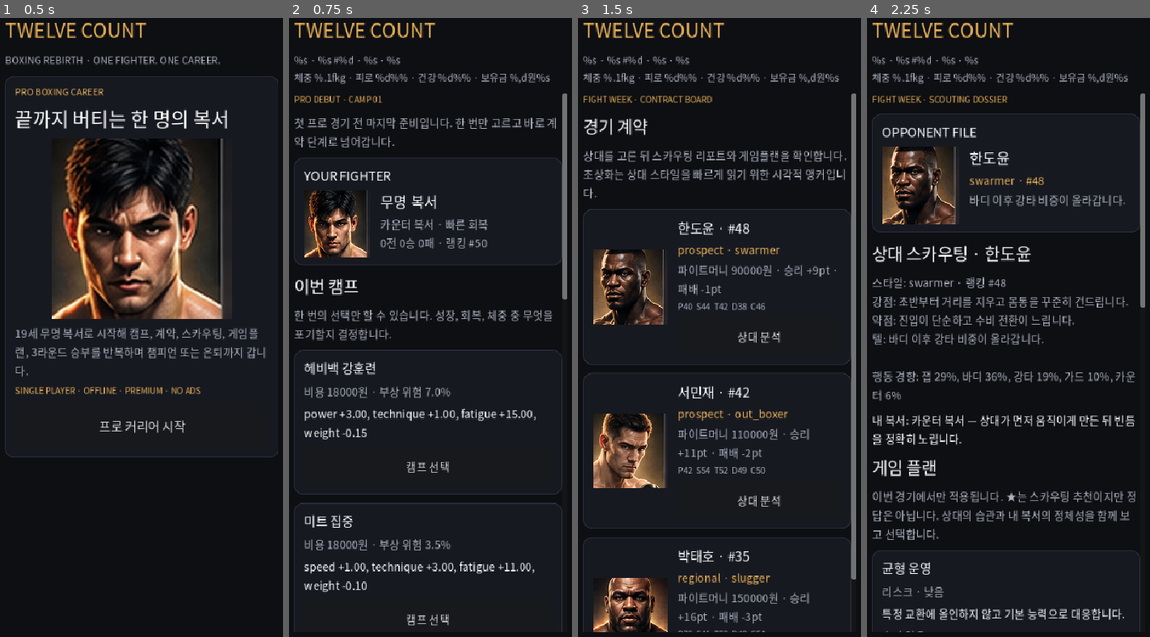
Above: before the commit, frames 1-4 (left to right).
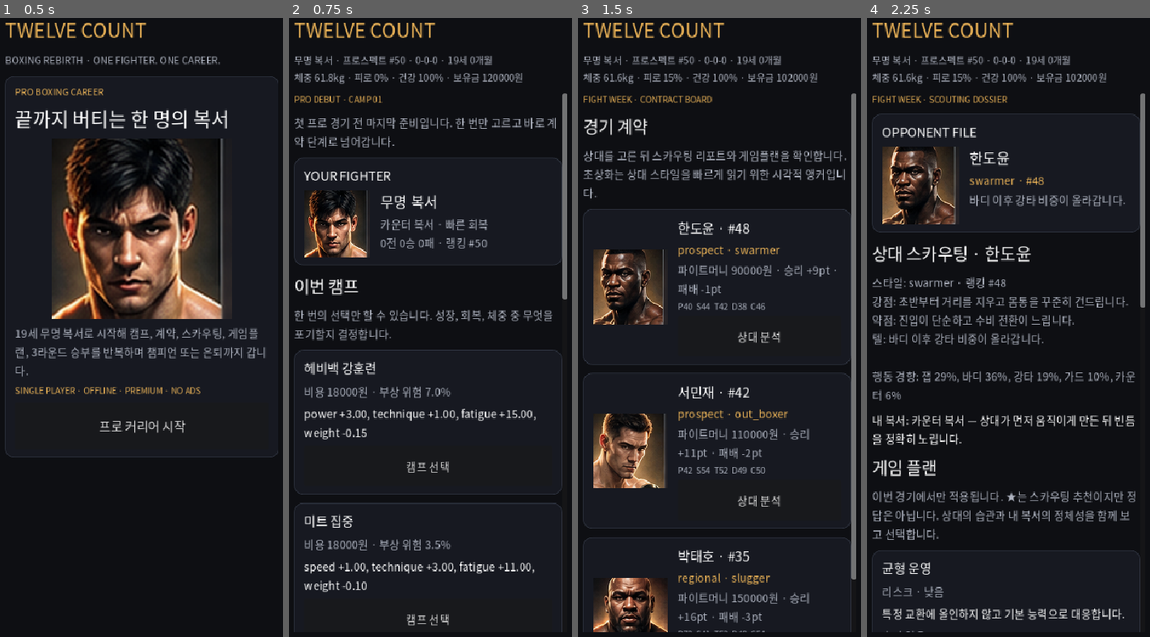
Above: after the commit, the same moments.

Repository: gycha0109-beep/boxing
Game: Godot game, scene res://scenes/Main.tscn
The game is run twice, just before and just after one commit, with the same random seed, the same clock (stepped at 60 frames per second) and the same inputs.
Inputs:
- Up to frame 1 (0.5 s): no input
- Up to frame 2 (0.75 s): click "프로 커리어 시작" at 0.5 s
- Up to frame 3 (1.5 s): click "캠프 선택" at 1.25 s
- Up to frame 4 (2.25 s): click "상대 분석" at 2 s

Frame 1 is identical in both runs. In frame 2, 1.2% of the frame differs, in the area x 1-93%, y 6-11%; in frame 3, 1.2%; in frame 4, 1.2%.

Commit message:
fix: harden v0.8 release shell formatting

Diff:
--- a/scripts/main_v08.gd
+++ b/scripts/main_v08.gd
@@ -45,7 +45,7 @@
         ]
         return
 
-    status.text = "%s · %s #%d · %s · %s\n체중 %.1fkg · 피로 %d%% · 건강 %d%% · 보유금 %,d원%s" % [
+    status.text = "%s · %s #%d · %s · %s\n체중 %.1fkg · 피로 %d%% · 건강 %d%% · 보유금 %d원%s" % [
         str(boxer.get("name", "BOXER")), GameState.tier_label(), int(career.get("rank", 0)), record, GameState.age_text(),
         float(boxer.get("weight_kg", 0.0)), int(boxer.get("fatigue", 0)), int(boxer.get("health", 0)), int(career.get("money", 0)), injury_text
     ]
@@ -71,7 +71,7 @@
     var portrait := VisualAssetCatalog.portrait_texture(true)
     if portrait != null:
         var hero_portrait := _portrait_view(portrait, 248.0)
-        hero_portrait.custom_minimum_size.y = 260.0
+        hero_portrait.custom_minimum_size = Vector2(248.0, 260.0)
         hero.add_child(hero_portrait)
 
     var copy := Label.new()
@@ -278,7 +278,7 @@
 
     var plan: Dictionary = GameState.get_game_plan(str(summary.get("game_plan", "balanced")))
     var meta := Label.new()
-    meta.text = "%s · 수입 %,d원" % [str(plan.get("name", "균형 운영")), int(summary.get("purse", 0))]
+    meta.text = "%s · 수입 %d원" % [str(plan.get("name", "균형 운영")), int(summary.get("purse", 0))]
     meta.horizontal_alignment = HORIZONTAL_ALIGNMENT_CENTER
     meta.add_theme_color_override("font_color", V08_MUTED)
     hero.add_child(meta)
